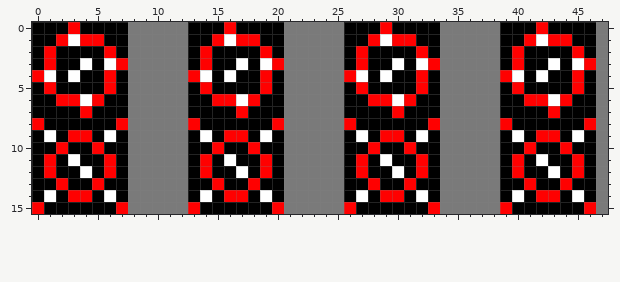
File history of a pixel-art sprite, assets/EnemySawSprites.png. Above is the file before it was changed.
The file is 48x16 pixels.
The same view after the edit:
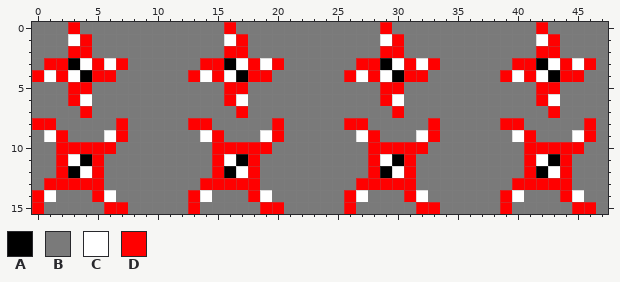
Palette (. is transparent): A #000000  B #7a7a7a  C #ffffff  D #ff0000
Diff:
y 0: x 0..2 AAA -> BBB; x 4..7 AAAA -> BBBB; x 13..15 AAA -> BBB; x 17..20 AAAA -> BBBB; x 26..28 AAA -> BBB; x 30..33 AAAA -> BBBB; x 39..41 AAA -> BBB; x 43..46 AAAA -> BBBB
y 1: x 0..2 AAD -> BBB; x 5..7 DAA -> BBB; x 13..15 AAD -> BBB; x 18..20 DAA -> BBB; x 26..28 AAD -> BBB; x 31..33 DAA -> BBB; x 39..41 AAD -> BBB; x 44..46 DAA -> BBB
y 2: x 0..7 ADAAAADA -> BBBDDBBB; x 13..20 ADAAAADA -> BBBDDBBB; x 26..33 ADAAAADA -> BBBDDBBB; x 39..46 ADAAAADA -> BBBDDBBB
y 3: x 0 A -> B; x 2 A -> D; x 5 A -> D; x 13 A -> B; x 15 A -> D; x 18 A -> D; x 26 A -> B; x 28 A -> D; x 31 A -> D; x 39 A -> B; x 41 A -> D; x 44 A -> D
y 4: x 2 A -> D; x 5 A -> D; x 7 A -> B; x 15 A -> D; x 18 A -> D; x 20 A -> B; x 28 A -> D; x 31 A -> D; x 33 A -> B; x 41 A -> D; x 44 A -> D; x 46 A -> B
y 5: x 0..7 ADAAAADA -> BBBDDBBB; x 13..20 ADAAAADA -> BBBDDBBB; x 26..33 ADAAAADA -> BBBDDBBB; x 39..46 ADAAAADA -> BBBDDBBB
y 6: x 0..2 AAD -> BBB; x 5..7 DAA -> BBB; x 13..15 AAD -> BBB; x 18..20 DAA -> BBB; x 26..28 AAD -> BBB; x 31..33 DAA -> BBB; x 39..41 AAD -> BBB; x 44..46 DAA -> BBB
y 7: x 0..3 AAAA -> BBBB; x 5..7 AAA -> BBB; x 13..16 AAAA -> BBBB; x 18..20 AAA -> BBB; x 26..29 AAAA -> BBBB; x 31..33 AAA -> BBB; x 39..42 AAAA -> BBBB; x 44..46 AAA -> BBB
y 8: x 1..6 AAAAAA -> DBBBBB; x 14..19 AAAAAA -> DBBBBB; x 27..32 AAAAAA -> DBBBBB; x 40..45 AAAAAA -> DBBBBB
y 9: x 0 A -> B; x 2..5 ADDA -> DBBB; x 7 A -> D; x 13 A -> B; x 15..18 ADDA -> DBBB; x 20 A -> D; x 26 A -> B; x 28..31 ADDA -> DBBB; x 33 A -> D; x 39 A -> B; x 41..44 ADDA -> DBBB; x 46 A -> D
y 10: x 0..1 AA -> BB; x 3..4 AA -> DD; x 6..7 AA -> DB; x 13..14 AA -> BB; x 16..17 AA -> DD; x 19..20 AA -> DB; x 26..27 AA -> BB; x 29..30 AA -> DD; x 32..33 AA -> DB; x 39..40 AA -> BB; x 42..43 AA -> DD; x 45..46 AA -> DB
y 11..12: x 0..2 ADA -> BBD; x 5..7 ADA -> DBB; x 13..15 ADA -> BBD; x 18..20 ADA -> DBB; x 26..28 ADA -> BBD; x 31..33 ADA -> DBB; x 39..41 ADA -> BBD; x 44..46 ADA -> DBB
y 13: x 0..1 AA -> BD; x 3..4 AA -> DD; x 6..7 AA -> BB; x 13..14 AA -> BD; x 16..17 AA -> DD; x 19..20 AA -> BB; x 26..27 AA -> BD; x 29..30 AA -> DD; x 32..33 AA -> BB; x 39..40 AA -> BD; x 42..43 AA -> DD; x 45..46 AA -> BB
y 14: x 0 A -> D; x 2..5 ADDA -> BBBD; x 7 A -> B; x 13 A -> D; x 15..18 ADDA -> BBBD; x 20 A -> B; x 26 A -> D; x 28..31 ADDA -> BBBD; x 33 A -> B; x 39 A -> D; x 41..44 ADDA -> BBBD; x 46 A -> B
y 15: x 1..6 AAAAAA -> BBBBBD; x 14..19 AAAAAA -> BBBBBD; x 27..32 AAAAAA -> BBBBBD; x 40..45 AAAAAA -> BBBBBD
